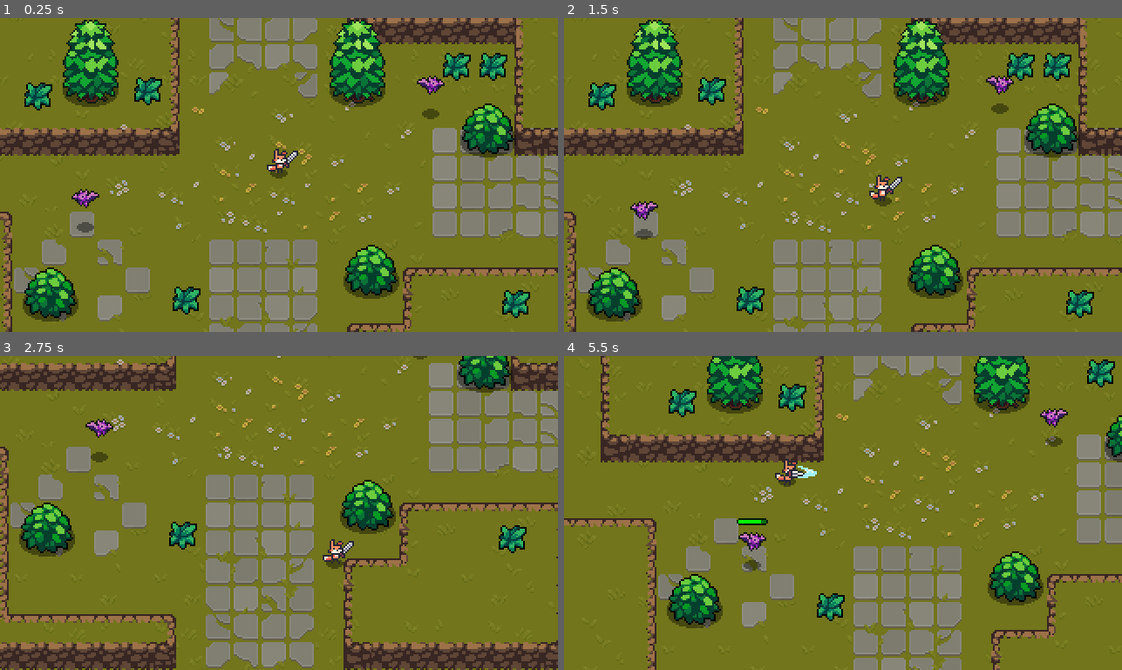
Above: before the commit, frames 1-4 (two rows, left to right).
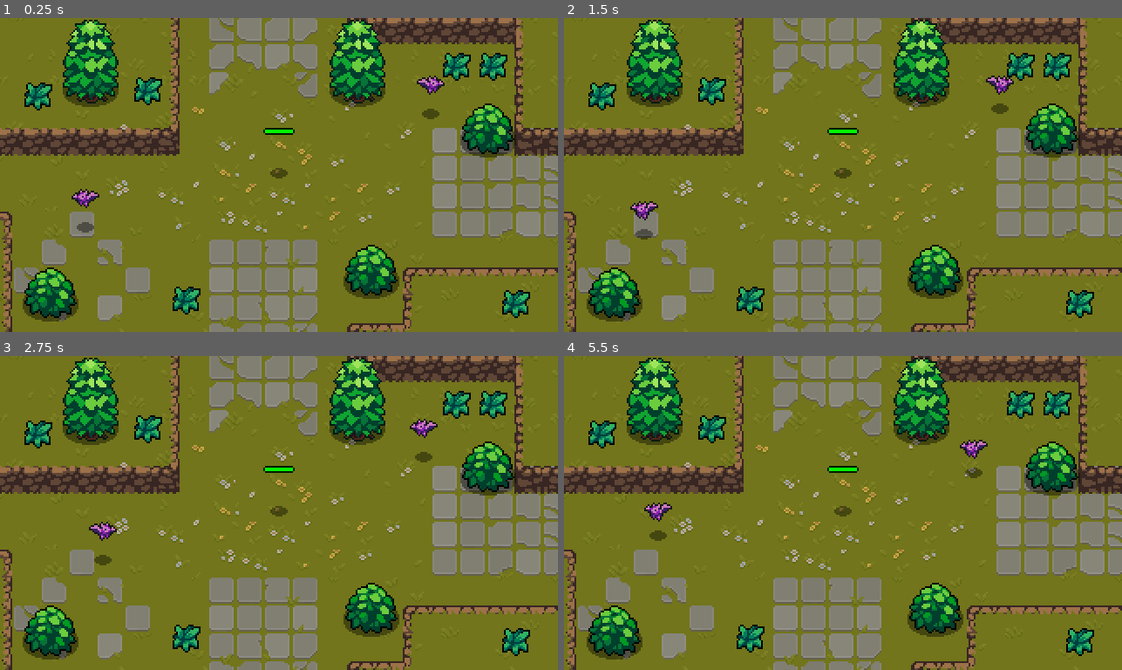
Above: after the commit, the same moments.

Repository: vikram3/Potato-the-Traveler
Game: Godot game, scene res://world.tscn
The game is run twice, just before and just after one commit, with the same random seed, the same clock (stepped at 60 frames per second) and the same inputs.
Inputs (mouse positions are in pixels of both pictures, inside the frame that each line leads up to):
- Up to frame 1 (0.25 s): no input
- Up to frame 2 (1.5 s): move the mouse to (965, 159) at 0.52 s; hold D (Move_Right) 0.53-1.28 s; click (965, 159) at 0.6 s; tap Shift (roll) at 0.8, 1.35 s; move the mouse to (731, 190) at 1.27 s; hold S (Move_Down) from 1.28 s (still down)
- Up to frame 3 (2.75 s): click (167, 528) at 1.55 s; move the mouse to (334, 443) at 2.02 s; release S (Move_Down) at 2.03 s; hold D (Move_Right) from 2.03 s (still down); click (334, 443) at 2.1 s; tap Shift (roll) at 2.3 s
- Up to frame 4 (5.5 s): move the mouse to (815, 575) at 2.77 s; release D (Move_Right) at 2.78 s; hold W (Move_Up) 2.78-3.53 s; tap Shift (roll) at 2.85, 3.8, 4.35, 5.3 s; click (815, 575) at 3.05 s; move the mouse to (1010, 560) at 3.52 s; hold A (Move_Left) 3.53-5.03 s; click (1010, 560) at 3.6 s; move the mouse to (675, 465) at 4.27 s; click (675, 465) at 4.55 s; move the mouse to (870, 513) at 5.02 s; hold S (Move_Down) from 5.03 s (still down); click (870, 513) at 5.1 s

The runs differ from the first frame. In frame 1, 0.3% of the frame differs, in the area x 47-54%, y 35-50%; in frame 2, 0.5%; in frame 3, 54%, in the area x 0-100%, y 0-100%; in frame 4, 50%.
Error after the commit: Parse Error: Expected ":" after function declaration. (res://Player/Player.gd:74)

Commit message:
Refactored and commented some code.
Incase I leave the project for a while and have to return.

Diff:
--- a/Enemies/bat.gd
+++ b/Enemies/bat.gd
@@ -6,25 +6,24 @@
 @export var ACCELERATION = 300
 @export var MAX_SPEED = 50
 @export var FRICTION = 200
+@export var WANDER_TARGET_RANGE = 4
 
 @onready var hurtbox = $Hurtbox
 @onready var softCollision = $SoftCollision
 @onready var animationPlayer = $AnimationPlayer
-
-@export var WANDER_TARGET_RANGE = 4
+@onready var sprite = $AnimatedSprite
+@onready var stats = $Stats
+@onready var playerDetectionZone = $PlayerDetection
+@onready var startPosition = get_global_transform().origin
+@onready var wanderController = $WanderController
 
 enum {
 	IDLE,
 	WANDER,
 	CHASE
 }
+
 var state = CHASE
-
-@onready var sprite = $AnimatedSprite
-@onready var stats = $Stats
-@onready var playerDetectionZone = $PlayerDetection
-@onready var startPosition = get_global_transform().origin
-@onready var wanderController = $WanderController
 
 func _ready():
 	state = pick_random_state([IDLE, WANDER])
@@ -82,8 +81,7 @@
 
 func _on_stats_no_health():
 	queue_free()
-
-	#checks the enemy and gets their position
+	#Puts the death effect where the enemy died.
 	var enemyDeathEffect = EnemyDeathEffect.instantiate()
 	get_parent().add_child(enemyDeathEffect)
 	enemyDeathEffect.global_position = global_position
--- a/Player/Player.gd
+++ b/Player/Player.gd
@@ -52,42 +52,41 @@
 	#Gain speed as we move
 	if input_vector != Vector2.ZERO:
 		#Switches to the proper animations based on our position with blend trees.
-		roll_vector = input_vector
-		swordHitbox.knockback_vector = input_vector
+		roll_vector = input_vector # Roll direction is in the direction I am facing.
+		swordHitbox.knockback_vector = input_vector # Sword hitbox is in the direction we are facing
 		animationTree.set("parameters/Idle/blend_position", input_vector)
 		animationTree.set("parameters/Run/blend_position", input_vector)
 		animationTree.set("parameters/Attack/blend_position", input_vector)
 		animationTree.set("parameters/Roll/blend_position", input_vector)
 		animationState.travel("Run")
-		velocity = velocity.move_toward(input_vector * MAX_SPEED, ACCELERATION * delta)
+		velocity = velocity.move_toward(input_vector * MAX_SPEED, ACCELERATION * delta) # This will be the direction we move to
 
 		move()
-		#Can activate these states while moving
-		if Input.is_action_just_pressed("attack"):
-			state = ATTACK
-		elif Input.is_action_just_pressed("roll"):
-			state = ROLL
+		update_state_after_input()
 	else:
 		animationState.travel("Idle")
 		#Slow us down when we are stopping movement.
 		velocity = velocity.move_toward(Vector2.ZERO, Friction * delta)
 
 		move()
+		update_state_after_input()
 
-		if Input.is_action_just_pressed("roll"):
-			state = ROLL
+func update_state_after_input() # Updates the state machine with the proper state after detecting input.
+	if Input.is_action_just_pressed("attack"):
+		state = ATTACK
+	elif Input.is_action_just_pressed("roll"):
+		state = ROLL
 
-		#Lets player attack during idle.
-		if Input.is_action_just_pressed("attack"):
-			state = ATTACK
-
-func roll_state():
+func roll_state(): #
 	#Prevents player from rolling after getting attack and getting iframe animation.
 	blinkAnimationPlayer.play("Stop")
 
 	#Roll Iframe Length
 	hurtbox.start_invincibility(.6)
+
+	#Set the velocity to include our roll speed.
 	velocity = roll_vector * ROLL_SPEED
+
 	animationState.travel("Roll")
 	move()
 
@@ -106,15 +105,17 @@
 	state = MOVE
 
 func _on_hurtbox_area_entered(area):
-	print("Player has taken damage")
+	#Reduce the player's health after hurtbox is entered.
 	stats.health -= area.damage
 	hurtbox.start_invincibility(.6)
 	hurtbox.create_hit_effect()
+
+	#Hurtbox Sound
 	var playerHurtSound = PlayerHurtSound.instantiate()
 	get_tree().current_scene.add_child(playerHurtSound)
 
 func _on_hurtbox_invincibility_started():
-	if state != ROLL:
+	if state != ROLL: #IF check because I don't want blink animations on my iframe.
 		blinkAnimationPlayer.play("Start")
 
 func _on_hurtbox_invincibility_ended():
@@ -130,8 +131,12 @@
 	else:
 		healthbar.visible = true
 
+	#TODO make healthbar dissapear after X seconds.
+	if healthbar.visible = true:
+		pass
+		#dissapear
+
 	if PlayerStats.health <= HALF_HEALTH and PlayerStats.health > LOW_HEALTH:
-		#Much hp has been lost turn yellow
 		healthbar.modulate = Color(1,1,0)
 	elif PlayerStats.health <= LOW_HEALTH:
 		#Health is critical, turn red
--- a/UI/HealthUI.gd
+++ b/UI/HealthUI.gd
@@ -14,7 +14,7 @@
 func _physics_process(delta):
 	update_healthbar()
 
-func update_healthbar():
+func update_healthbar(): # This controls the Healthbar UI that is on the canvas.
 	var healthbar = $HealthBar
 	healthbar.max_value = PlayerStats.max_health
 	healthbar.value = PlayerStats.health
--- a/World/grass.gd
+++ b/World/grass.gd
@@ -6,7 +6,11 @@
 func create_grass_effect():
 	#Instance the Scene
 	var grassEffect = GrassEffect.instantiate()
+
+	#Adds the effect
 	get_parent().add_child(grassEffect)
+
+	#Puts the effect in the same position as the instance we made.
 	grassEffect.global_position = global_position
 
 	queue_free()
